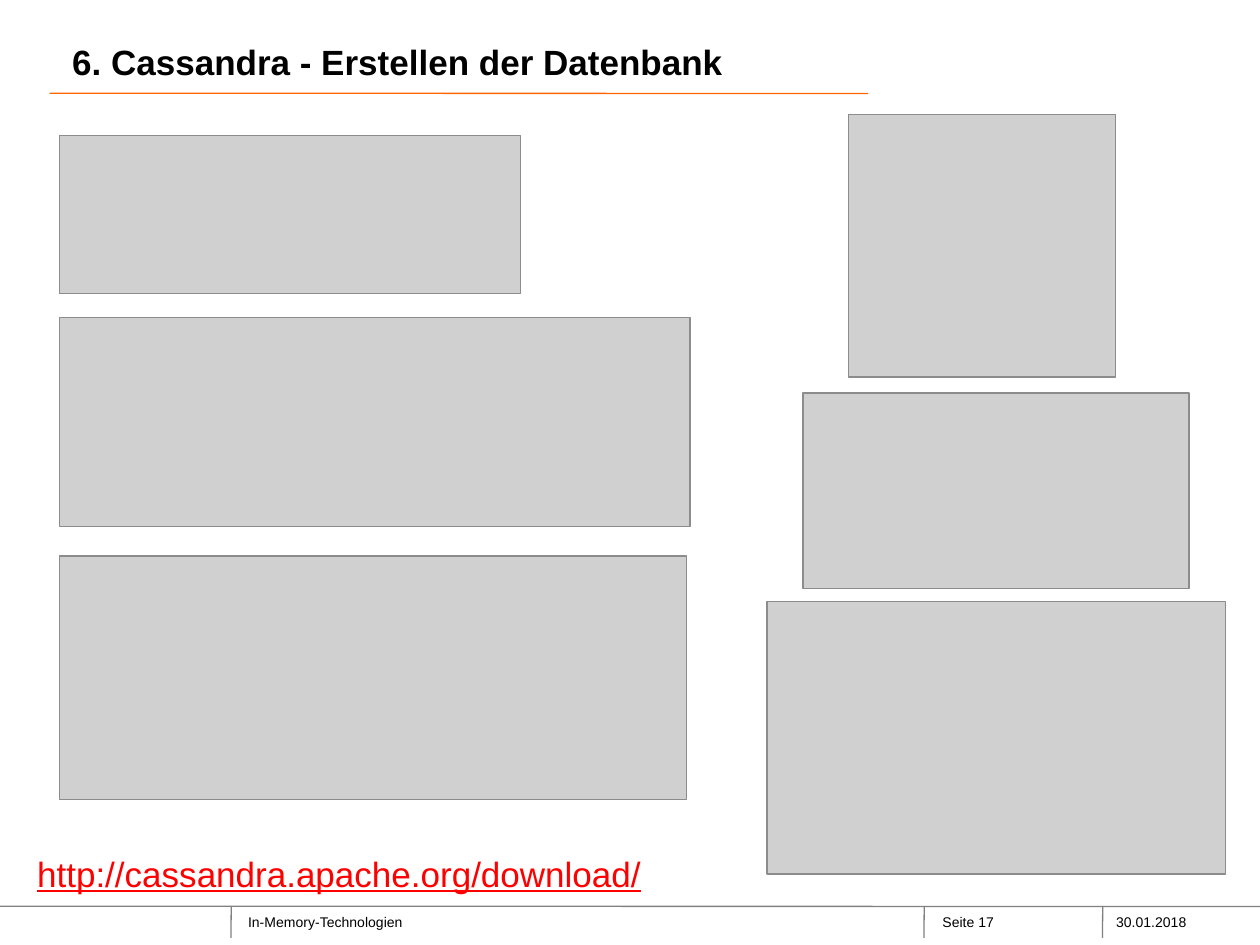
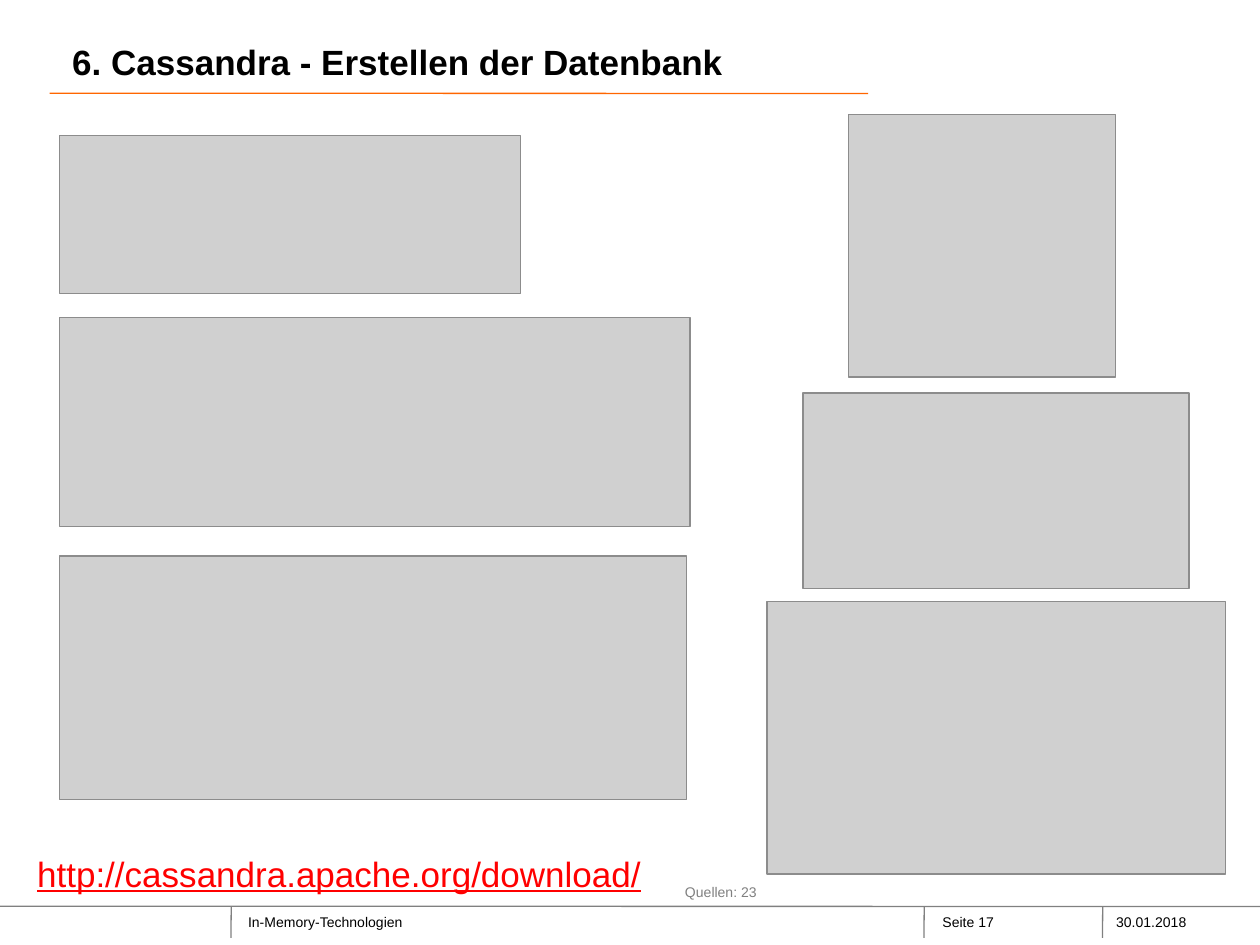
Before and after one commit to Philwi/ProjektseminarInMemory, a slide deck: slide 17 of FINAL.pptx. Drawn at 1260x945 pixels with LibreOffice and Linux fonts; fonts in the diff are those of the drawing; grey boxes stand for pictures; background and template pictures are left out. Boxes give left, top, right and bottom in pixels: in the first picture for what was removed or moved away, otherwise in the second. Text is boxed around its words. In the diff, an @@ line names an element or a change of style, - is before the commit and + after.

```diff
--- a/FINAL.pptx
+++ b/FINAL.pptx
@@ text added at (685, 887, 757, 900), 8 pt, text #808080 @@
+Quellen: 23
```
Also in this commit, not shown: 4 other slides changed.
